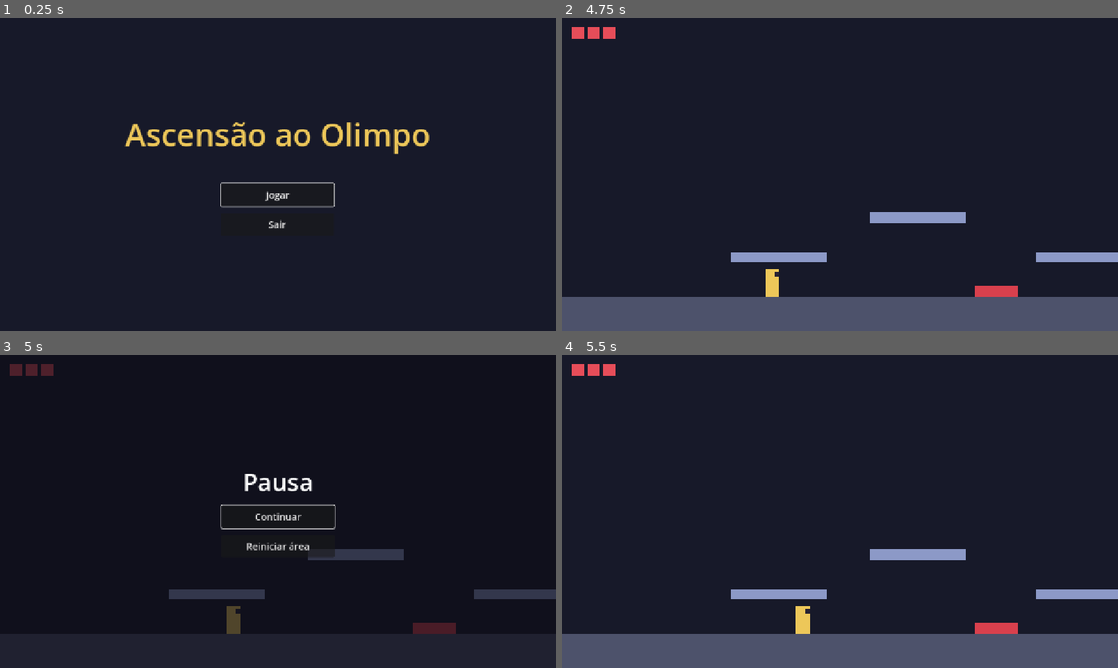
Above: before the commit, frames 1-4 (two rows, left to right).
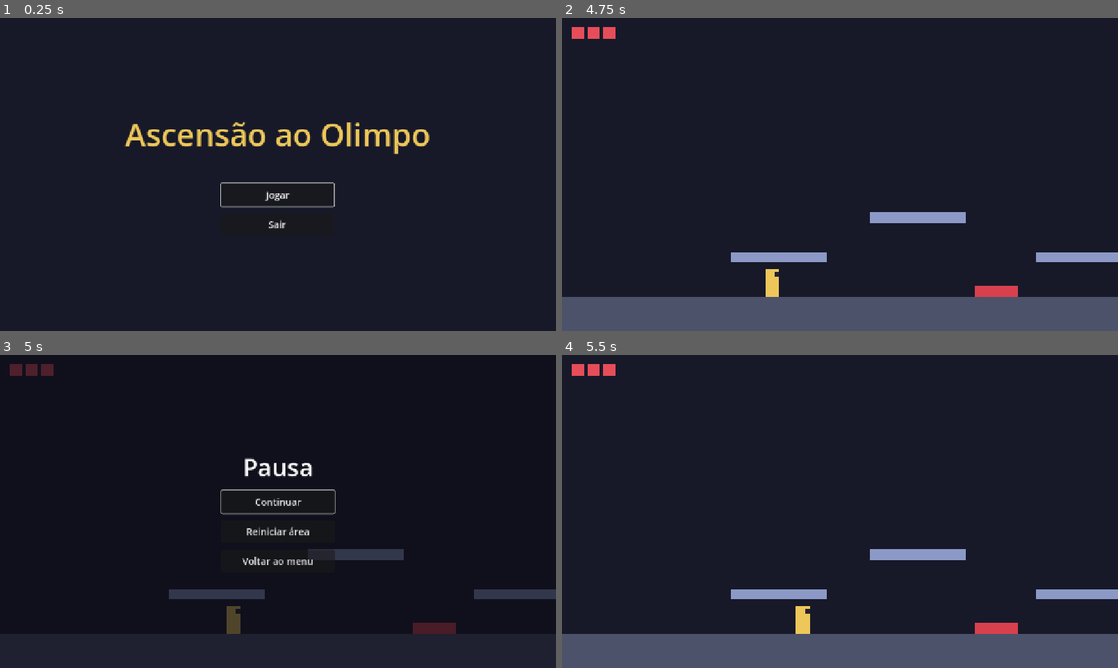
Above: after the commit, the same moments.

Repository: PedroBrassi/ascensao-ao-olimpo
Game: Godot game, scene res://cenas/ui/menu_principal.tscn
Two runs of this game, one before a commit and one after it. Both use one fixed random seed, a clock stepped at 60 frames per second and the inputs below.
Inputs:
- Up to frame 1 (0.25 s): no input
- Up to frame 2 (4.75 s): click "Jogar" at 0.5 s; hold D (mover_direita) 1.28-2.78 s; tap Space (pular) at 1.52, 2.27, 3.77, 4.52 s; hold A (mover_esquerda) 2.78-3.53 s; hold D (mover_direita) from 3.53 s (still down)
- Up to frame 3 (5 s): keep holding D (mover_direita); tap Escape (pausar) at 4.9 s
- Up to frame 4 (5.5 s): release D (mover_direita) at 5 s; click "Continuar" at 5 s

Frames 1-2 are identical in both runs. In frame 3, 1.8% of the frame differs, in the area x 39-61%, y 32-68%; in frame 4, nothing differs.

Commit message:
Voltar ao menu na pausa, fim da fase na seleção e escurecimento ao reiniciar

Diff:
--- a/cenas/fases/teste/area_teste_2.tscn
+++ b/cenas/fases/teste/area_teste_2.tscn
@@ -84,6 +84,6 @@
 
 [node name="Portal" parent="." unique_id=1616764863 instance=ExtResource("3_r63q1")]
 position = Vector2(1160, 640)
-proxima_cena = "res://cenas/fases/teste/area_teste.tscn"
+proxima_cena = "res://cenas/ui/selecao_de_fase.tscn"
 
 [node name="Hud" parent="." unique_id=1952125550 instance=ExtResource("4_llh56")]
--- a/cenas/ui/menu_de_pausa.tscn
+++ b/cenas/ui/menu_de_pausa.tscn
@@ -5,9 +5,11 @@
 [node name="MenuDePausa" type="Control" unique_id=1120425217]
 process_mode = 3
 layout_mode = 3
-anchors_preset = 0
+anchors_preset = 15
 anchor_right = 1.0
 anchor_bottom = 1.0
+grow_horizontal = 2
+grow_vertical = 2
 script = ExtResource("1_i6e0x")
 
 [node name="Fundo" type="ColorRect" parent="." unique_id=1960435130]
@@ -42,3 +44,9 @@
 layout_mode = 2
 theme_override_font_sizes/font_size = 22
 text = "Reiniciar área"
+
+[node name="VoltarAoMenu" type="Button" parent="Centro/Caixa" unique_id=240595764]
+custom_minimum_size = Vector2(260, 52)
+layout_mode = 2
+theme_override_font_sizes/font_size = 22
+text = "Voltar ao menu"
--- a/cenas/ui/menu_principal.tscn
+++ b/cenas/ui/menu_principal.tscn
@@ -7,6 +7,8 @@
 anchors_preset = 15
 anchor_right = 1.0
 anchor_bottom = 1.0
+grow_horizontal = 2
+grow_vertical = 2
 script = ExtResource("1_4oe3b")
 
 [node name="Fundo" type="ColorRect" parent="." unique_id=2005902678]
--- a/scripts/ui/menu_de_pausa.gd
+++ b/scripts/ui/menu_de_pausa.gd
@@ -3,24 +3,35 @@
 ## Menu aberto pela ação "pausar" (Esc no teclado, Start no controle).
 ## Enquanto está aberto, o jogo fica congelado.
 
+## Cena aberta pelo botão Voltar ao menu.
+@export_file("*.tscn") var cena_do_menu := "res://cenas/ui/menu_principal.tscn"
+
+# Fica verdadeiro depois que uma saída foi escolhida (reiniciar ou voltar ao
+# menu). Daí em diante o menu não responde mais, até a cena ser trocada.
+var _saindo := false
+
 @onready var _continuar: Button = $Centro/Caixa/Continuar
 @onready var _reiniciar: Button = $Centro/Caixa/Reiniciar
+@onready var _voltar_ao_menu: Button = $Centro/Caixa/VoltarAoMenu
 
 
 func _ready() -> void:
 	hide()
 	_continuar.pressed.connect(fechar)
 	_reiniciar.pressed.connect(_ao_reiniciar)
+	_voltar_ao_menu.pressed.connect(_ao_voltar_ao_menu)
 
 
 func _unhandled_input(evento: InputEvent) -> void:
 	if not evento.is_action_pressed("pausar"):
 		return
-	if visible:
+	if _saindo:
+		pass  # a tela já está escurecendo: a tecla não faz nada
+	elif visible:
 		fechar()
 	elif not get_tree().paused:
-		# Se o jogo já está pausado sem este menu, é a tela de derrota:
-		# nesse caso a tecla não faz nada.
+		# Se o jogo já está pausado sem este menu, é a tela de derrota ou
+		# uma transição: nesse caso a tecla não faz nada.
 		abrir()
 	get_viewport().set_input_as_handled()
 
@@ -32,10 +43,21 @@
 
 
 func fechar() -> void:
+	if _saindo:
+		return
 	hide()
 	get_tree().paused = false
 
 
 func _ao_reiniciar() -> void:
-	get_tree().paused = false
-	get_tree().reload_current_scene()
+	if _saindo:
+		return
+	_saindo = true
+	Transicao.recarregar_cena()  # a Transicao tira a pausa depois da troca
+
+
+func _ao_voltar_ao_menu() -> void:
+	if _saindo:
+		return
+	_saindo = true
+	Transicao.trocar_cena(cena_do_menu)
--- a/scripts/ui/tela_de_derrota.gd
+++ b/scripts/ui/tela_de_derrota.gd
@@ -23,5 +23,4 @@
 
 
 func _ao_tentar_de_novo() -> void:
-	get_tree().paused = false
-	get_tree().reload_current_scene()
+	Transicao.recarregar_cena()  # escurece, recarrega a área e tira a pausa
